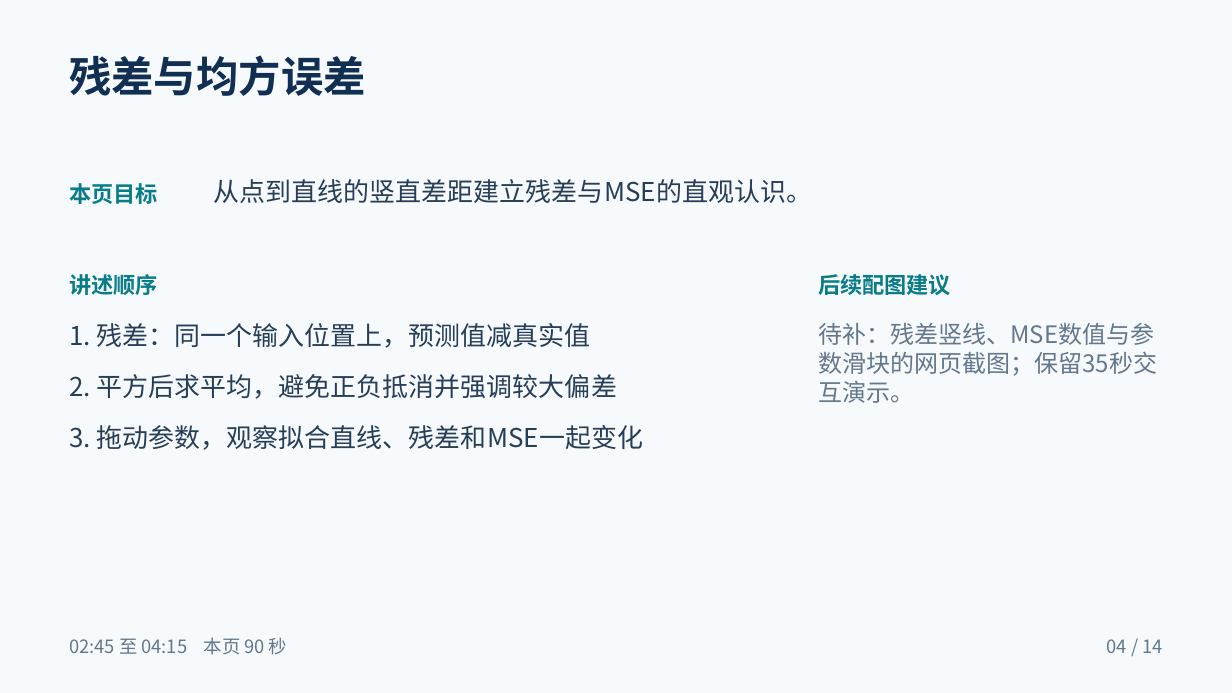
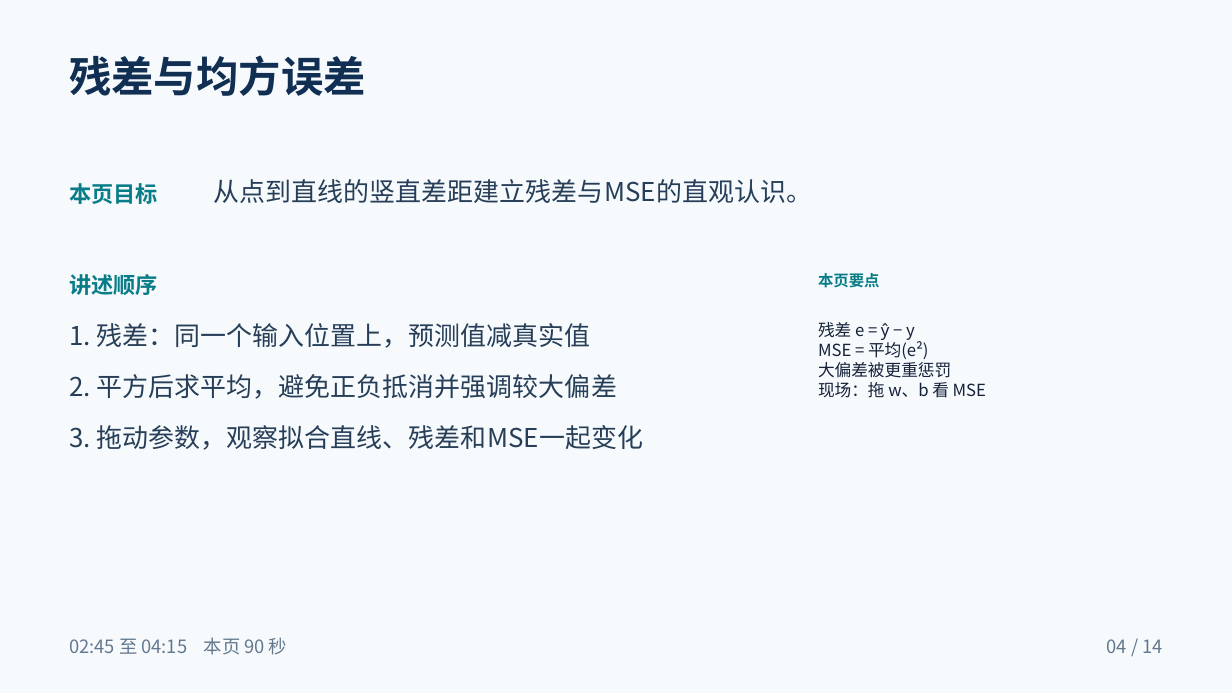
Before and after one commit to TOMBOSS885/AI-pre, a slide deck: slide 4 of downloads/线性回归与逻辑回归_PPT大纲.pptx. Drawn at 1232x693 pixels with LibreOffice and Linux fonts; fonts in the diff are those of the drawing. Boxes give left, top, right and bottom in pixels: in the first picture for what was removed or moved away, otherwise in the second. Text is boxed around its words. In the diff, an @@ line names an element or a change of style, - is before the commit and + after.

```diff
--- a/downloads/线性回归与逻辑回归_PPT大纲.pptx
+++ b/downloads/线性回归与逻辑回归_PPT大纲.pptx
@@ text at [818, 273, 880, 288]: text changed; size 17.2 to 12 pt @@
-后续配图建议
+本页要点
@@ text at [818, 322, 986, 398]: text changed; size 18.8 to 13 pt; text colour #63788D to #152139 @@
-待补：残差竖线、MSE数值与参
-数滑块的网页截图；保留35秒交
-互演示。
+残差 e = ŷ − y
+MSE = 平均(e²)
+大偏差被更重惩罚
+现场：拖 w、b 看 MSE
```
Also in this commit, not shown: 13 other slides changed, 9 other files.
